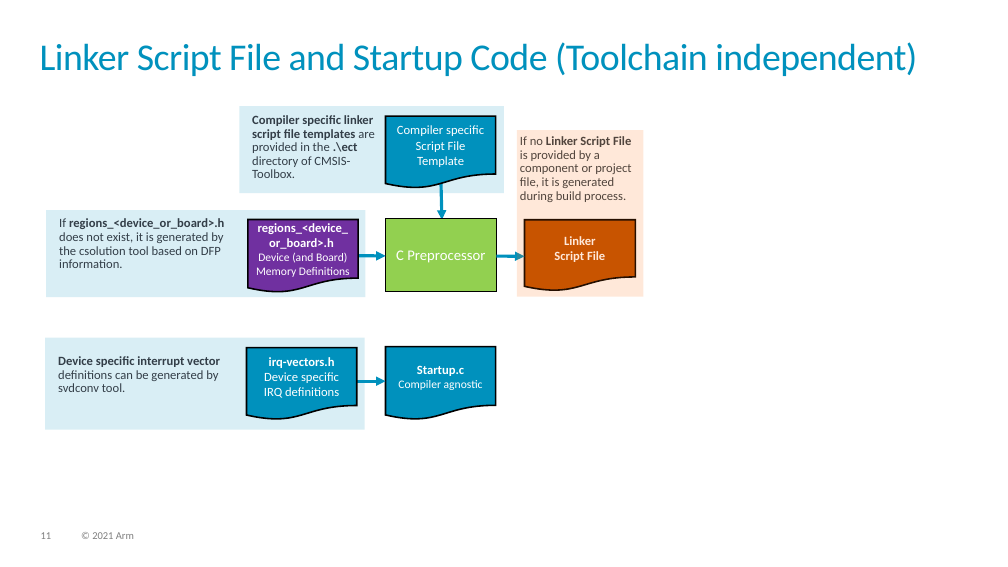
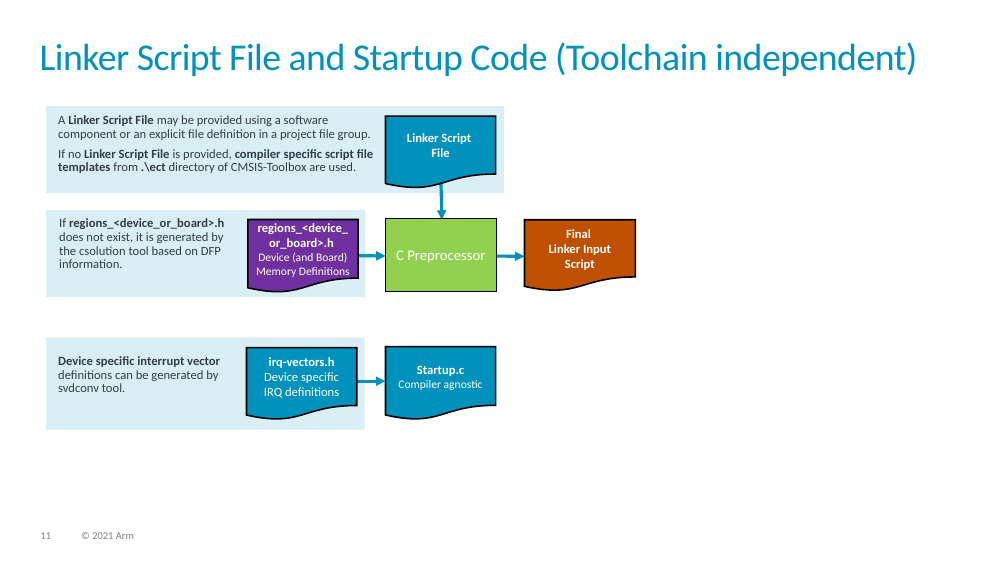
Before and after one commit to Open-CMSIS-Pack/devtools, a slide deck: slide 11 of tools/projmgr/docs/Manual/images/overview.pptx. Drawn at 1008x567 pixels with LibreOffice and Linux fonts; fonts in the diff are those of the drawing. Boxes give left, top, right and bottom in pixels: in the first picture for what was removed or moved away, otherwise in the second. Text is boxed around its words. In the diff, an @@ line names an element or a change of style, - is before the commit and + after.

Commit message:
Added information about the build process which includes the process to add new compiler toolchains

```diff
--- a/tools/projmgr/docs/Manual/images/overview.pptx
+++ b/tools/projmgr/docs/Manual/images/overview.pptx
@@ rectangle: place and size @@
-rectangle at (240, 106, 504, 193)
+rectangle at (46, 106, 504, 193)
@@ text at (58, 115, 373, 173): text changed; bold off @@
-Compiler specific linker script file templates are provided in the .\ect directory of CMSIS-Toolbox.
+A Linker Script File may be provided using a software component or an explicit file definition in a project file group.
+If no Linker Script File is provided, compiler specific script file templates from .\ect directory of CMSIS-Toolbox are used.
@@ text in flow chart document at (407, 133, 471, 157): text changed; bold on @@
-Compiler specific Script File Template
+Linker Script
+File
@@ rectangle removed at (517, 130, 644, 296) @@
@@ text removed at (520, 136, 631, 202) @@
-If no Linker Script File is provided by a component or project file, it is generated during build process.
@@ text in flow chart document at (549, 229, 611, 270): text changed @@
-Linker
-Script File
+Final
+Linker Input
+Script
```
Also in this commit, not shown: 1 other slide changed, 2 slides added, 8 other files.
